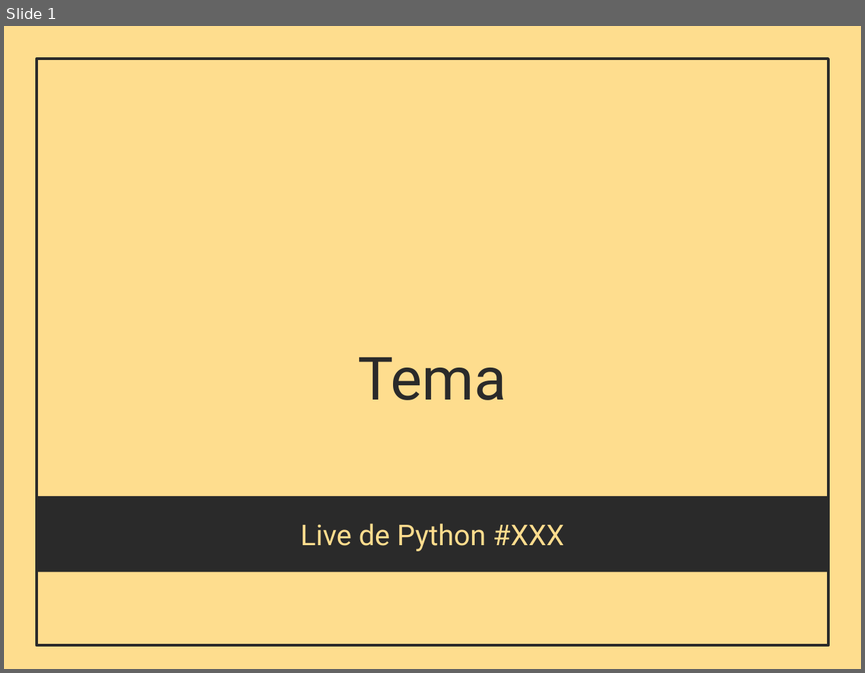
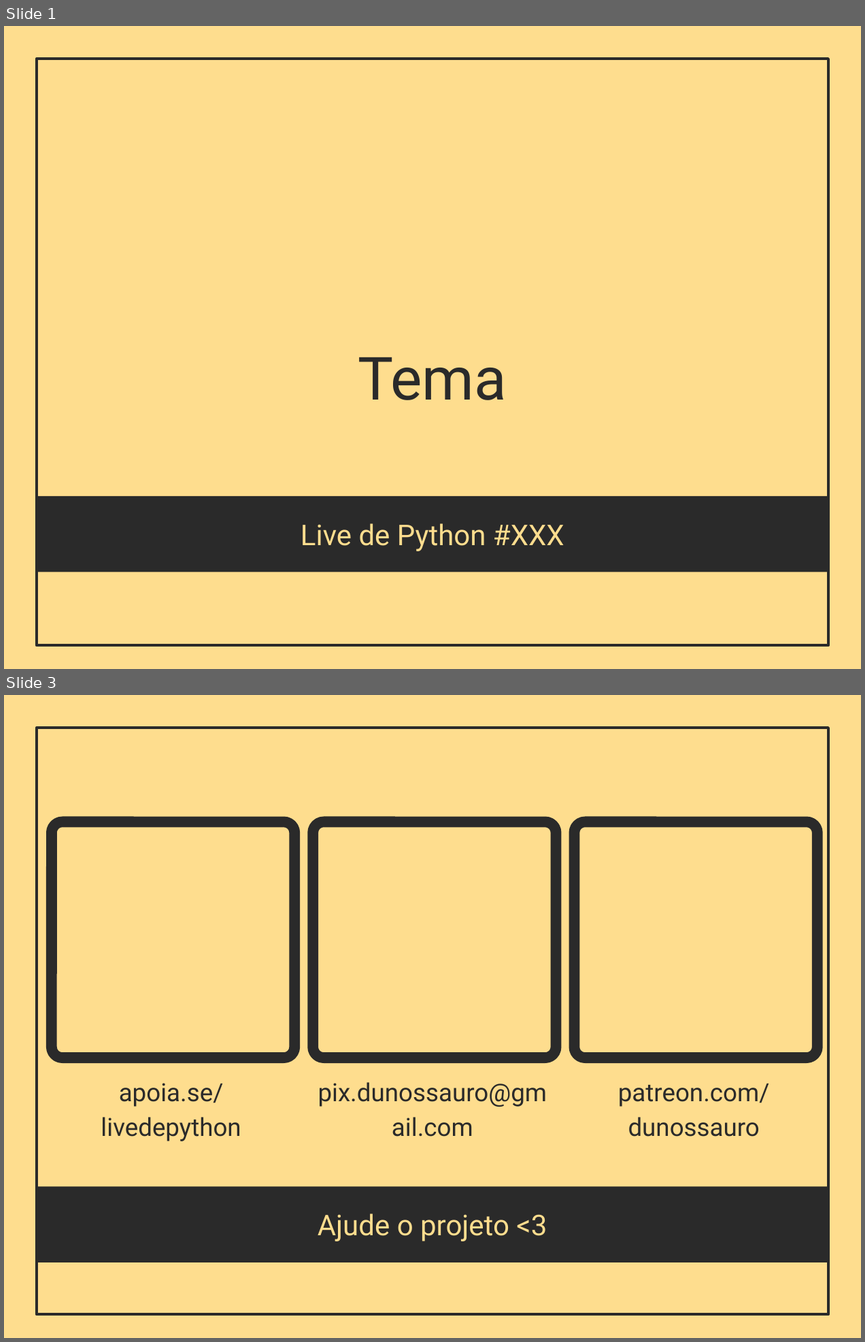
Before and after one commit to dunossauro/live-de-python, a slide deck: stuff/template_de_slides/tema-live-de-python-3-4.odp. Shown one above the other, each under a label of ours: slide 1 before the commit, slides 1 and 3 after it; the slides between them are not shown. The pictures are 865x673 and 865x1342 pixels, drawn with LibreOffice and Linux fonts; fonts in the diff are those of the drawing; background and template pictures are left out. Boxes give left, top, right and bottom in pixels: in the first picture for what was removed or moved away, otherwise in the second. Text is boxed around its words. In the diff, an @@ line names an element or a change of style, - is before the commit and + after.

```diff
--- a/stuff/template_de_slides/tema-live-de-python-3-4.odp
+++ b/stuff/template_de_slides/tema-live-de-python-3-4.odp
@@ slide 3 added at (x1=4, y1=695, x2=861, y2=1338), background #FEDD8E; not listed: 1 template element that a slide beside it also shows @@
@@ rounded rectangle added at (x1=52, y1=821, x2=295, y2=1057), outline #2A2A2A 9.01 pt @@
@@ rounded rectangle added at (x1=313, y1=821, x2=557, y2=1057), outline #2A2A2A 9.01 pt @@
@@ rounded rectangle added at (x1=574, y1=821, x2=817, y2=1057), outline #2A2A2A 9.01 pt @@
@@ text added at (x1=318, y1=1082, x2=547, y2=1136), 21 pt, text #2A2A2A @@
+pix.dunossauro@gmail.com
@@ text added at (x1=101, y1=1083, x2=241, y2=1141), 21 pt, text #2A2A2A @@
+apoia.se/livedepython
@@ text added at (x1=618, y1=1083, x2=770, y2=1136), 21 pt, text #2A2A2A @@
+patreon.com/dunossauro
@@ rectangle added at (x1=37, y1=1186, x2=828, y2=1261), fill #2A2A2A @@
@@ text added at (x1=317, y1=1213, x2=547, y2=1241), 24 pt, text #FEDD8E @@
+Ajude o projeto <3
```
Also in this commit, not shown: 1 slide removed, 1 other file.
